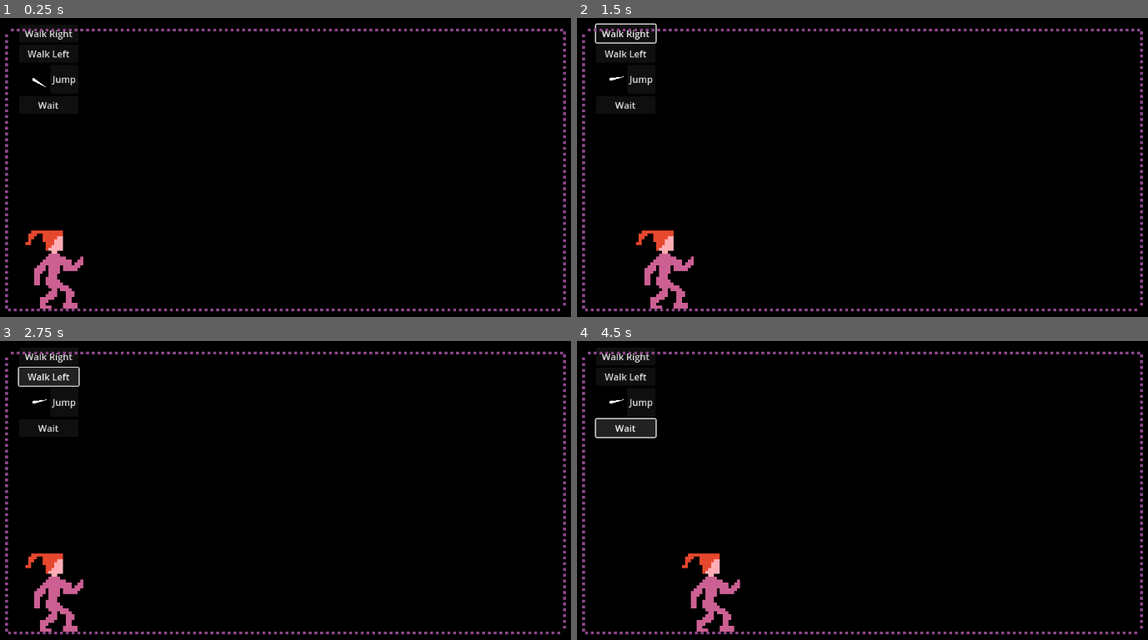
Above: before the commit, frames 1-4 (two rows, left to right).
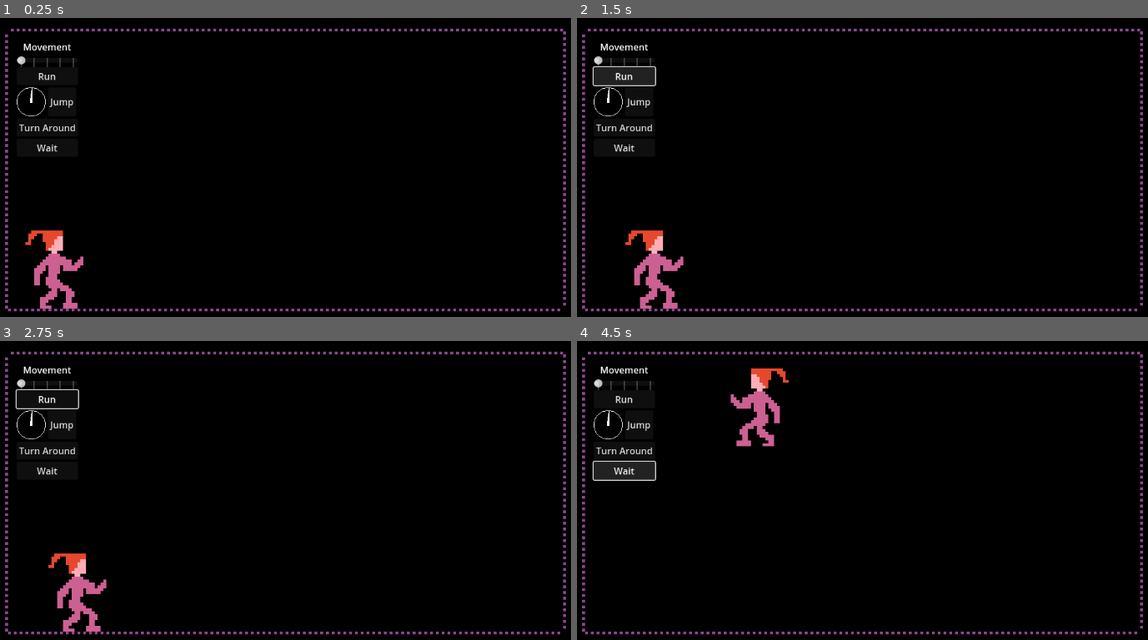
Above: after the commit, the same moments.

Repository: CloneDeath/LoveIsFury
Game: Godot game, scene res://Game.tscn
Two runs of this game, one before a commit and one after it. Both use one fixed random seed, a clock stepped at 60 frames per second and the inputs below.
Inputs (mouse positions are in pixels of both pictures, inside the frame that each line leads up to):
- Up to frame 1 (0.25 s): no input
- Up to frame 2 (1.5 s): click (622, 32) at 0.5 s, where only the run before the commit has a clickable "Walk Right"; click (622, 74) at 1.25 s, where only the run after the commit has a clickable "Run"
- Up to frame 3 (2.75 s): click (45, 376) at 2 s, where only the run before the commit has a clickable "Walk Left"
- Up to frame 4 (4.5 s): click "Jump" at 2.75 s; click (622, 451) at 3.5 s, where only the run after the commit has a clickable "Turn Around"; click "Wait" at 4.25 s

The runs differ from the first frame. In frame 1, 0.9% of the frame differs, in the area x 2-14%, y 3-45%; in frame 2, 2.8%; in frame 3, 3.1%; in frame 4, 4.2%, in the area x 2-38%, y 3-98%.

Commit message:
more progress

Diff:
--- a/Game.tscn
+++ b/Game.tscn
@@ -16,8 +16,8 @@
 [node name="PlayerController" parent="Camera2D" node_paths=PackedStringArray("player") instance=ExtResource("1_4bxe8")]
 offset_left = -94.0
 offset_top = -45.0
-offset_right = 6.0
-offset_bottom = 55.0
+offset_right = 9.0
+offset_bottom = 157.0
 scale = Vector2(0.2, 0.2)
 player = NodePath("../../DynamicEntities/Player")
 
--- a/player/DirectionPicker.gd
+++ b/player/DirectionPicker.gd
@@ -37,10 +37,18 @@
 		_end = event.position;
 		_clamp();
 
-func _process(delta):
+func _ready():
+	_start = size / 2;
+	vector = Vector2.UP;7
+	queue_redraw();
+
+func _process(_delta):
 	_start = size / 2;
 	_clamp();
 
 func _clamp():
 	magnitude = clamp(magnitude, 0, 1);
 	_end = _end.clamp(Vector2(), size);
+
+func _draw():
+	self.draw_arc(size/2, _vector_scale, 0, TAU, 17, Color.WHITE);
--- a/player/DirectionPicker.tscn
+++ b/player/DirectionPicker.tscn
@@ -16,7 +16,7 @@
 script = ExtResource("1_un8jx")
 
 [node name="Pointer" type="Line2D" parent="."]
-points = PackedVector2Array(143, 216, 189, 128)
+points = PackedVector2Array(576, 324, 576, 0)
 width = 5.0
 width_curve = SubResource("Curve_ns5am")
 joint_mode = 2
--- a/player/Player.gd
+++ b/player/Player.gd
@@ -1,13 +1,14 @@
 extends CharacterBody2D
 class_name Player
 
-const SPEED = 100.0
+const SPEED = 800.0
 const JUMP_VELOCITY = 400.0
 
 # Get the gravity from the project settings to be synced with RigidBody nodes.
 var gravity: float = ProjectSettings.get_setting("physics/2d/default_gravity");
 
-var walk_dir := 0;
+var facing = 1;
+var do_move := 0.0;
 var do_jump := false;
 var do_jump_vector := Vector2.ZERO;
 
@@ -15,27 +16,28 @@
 	if not is_on_floor():
 		velocity.y += gravity * delta
 
-	if do_jump and is_on_floor():
-		do_jump = false;
-		velocity += do_jump_vector * JUMP_VELOCITY;
+	if (is_on_floor()):
+		if do_jump:
+			do_jump = false;
+			velocity += do_jump_vector * JUMP_VELOCITY;
+		elif abs(do_move) > 0:
+			var direction = do_move * facing;
+			velocity.x = direction * SPEED
+		else:
+			velocity.x = move_toward(velocity.x, 0, SPEED)
 
-	var direction = walk_dir;
-	if direction:
-		velocity.x = direction * SPEED
-	elif (is_on_floor()):
-		velocity.x = move_toward(velocity.x, 0, SPEED)
-
-	move_and_slide()
+	move_and_slide();
+	%Sprite.scale.x = facing;
 
 func stop():
-	walk_dir = 0;
+	do_move = 0;
 
-func walk_right():
-	walk_dir = 1;
+func move_forward(speed: float):
+	do_move = speed;
 
-func walk_left():
-	walk_dir = -1;
-
-func jump(vector):
+func jump(vector: Vector2):
 	do_jump = true;
 	do_jump_vector = vector;
+
+func turn_around():
+	facing *= -1;
--- a/player/Player.tscn
+++ b/player/Player.tscn
@@ -51,6 +51,7 @@
 shape = SubResource("RectangleShape2D_p5528")
 
 [node name="Sprite" type="Sprite2D" parent="."]
+unique_name_in_owner = true
 texture_filter = 3
 position = Vector2(0, -16)
 texture = ExtResource("1_c5d7l")
--- a/player/PlayerController.gd
+++ b/player/PlayerController.gd
@@ -2,14 +2,6 @@
 
 @export var player: Player;
 signal advance_time(amount: float);
-
-func _on_walk_right_pressed():
-	player.walk_right();
-	advance_time.emit(0.1);
-
-func _on_walk_left_pressed():
-	player.walk_left();
-	advance_time.emit(0.1);
 
 func _on_jump_pressed():
 	player.stop();
@@ -18,3 +10,14 @@
 
 func _on_wait_pressed():
 	advance_time.emit(0.1);
+
+func _on_move_button_pressed():
+	var speed = %MoveSpeed.value / 100.0;
+	print(speed);
+	player.move_forward(speed);
+	advance_time.emit(0.1);
+
+func _on_turn_around_pressed():
+	player.stop();
+	player.turn_around();
+	advance_time.emit(0.1);
--- a/player/PlayerController.tscn
+++ b/player/PlayerController.tscn
@@ -3,8 +3,7 @@
 [ext_resource type="Script" path="res://player/PlayerController.gd" id="1_2htms"]
 [ext_resource type="PackedScene" uid="uid://b15ntxi042cgp" path="res://player/DirectionPicker.tscn" id="2_gxk3l"]
 
-[node name="PlayerController" type="Control"]
-layout_mode = 3
+[node name="PlayerController" type="HBoxContainer"]
 anchors_preset = 15
 anchor_right = 1.0
 anchor_bottom = 1.0
@@ -12,40 +11,49 @@
 grow_vertical = 2
 script = ExtResource("1_2htms")
 
-[node name="VBoxContainer" type="VBoxContainer" parent="."]
-layout_mode = 1
-anchors_preset = 15
-anchor_right = 1.0
-anchor_bottom = 1.0
-grow_horizontal = 2
-grow_vertical = 2
-
-[node name="WalkRight" type="Button" parent="VBoxContainer"]
-layout_mode = 2
-text = "Walk Right"
-
-[node name="WalkLeft" type="Button" parent="VBoxContainer"]
-layout_mode = 2
-text = "Walk Left
-"
-
-[node name="HBoxContainer" type="HBoxContainer" parent="VBoxContainer"]
+[node name="Movement" type="VBoxContainer" parent="."]
 layout_mode = 2
 
-[node name="JumpDirection" parent="VBoxContainer/HBoxContainer" instance=ExtResource("2_gxk3l")]
+[node name="MovementLabel" type="Label" parent="Movement"]
+layout_mode = 2
+text = "Movement"
+horizontal_alignment = 1
+
+[node name="MoveSpeed" type="HSlider" parent="Movement"]
+unique_name_in_owner = true
+layout_mode = 2
+min_value = 10.0
+step = 10.0
+value = 10.0
+rounded = true
+tick_count = 5
+ticks_on_borders = true
+
+[node name="MoveButton" type="Button" parent="Movement"]
+layout_mode = 2
+text = "Run"
+
+[node name="Jumping" type="HBoxContainer" parent="Movement"]
+layout_mode = 2
+
+[node name="JumpDirection" parent="Movement/Jumping" instance=ExtResource("2_gxk3l")]
 unique_name_in_owner = true
 custom_minimum_size = Vector2(50, 50)
 layout_mode = 2
 
-[node name="Jump" type="Button" parent="VBoxContainer/HBoxContainer"]
+[node name="Jump" type="Button" parent="Movement/Jumping"]
 layout_mode = 2
 text = "Jump"
 
-[node name="Wait" type="Button" parent="VBoxContainer"]
+[node name="TurnAround" type="Button" parent="Movement"]
+layout_mode = 2
+text = "Turn Around"
+
+[node name="Wait" type="Button" parent="Movement"]
 layout_mode = 2
 text = "Wait"
 
-[connection signal="pressed" from="VBoxContainer/WalkRight" to="." method="_on_walk_right_pressed"]
-[connection signal="pressed" from="VBoxContainer/WalkLeft" to="." method="_on_walk_left_pressed"]
-[connection signal="pressed" from="VBoxContainer/HBoxContainer/Jump" to="." method="_on_jump_pressed"]
-[connection signal="pressed" from="VBoxContainer/Wait" to="." method="_on_wait_pressed"]
+[connection signal="pressed" from="Movement/MoveButton" to="." method="_on_move_button_pressed"]
+[connection signal="pressed" from="Movement/Jumping/Jump" to="." method="_on_jump_pressed"]
+[connection signal="pressed" from="Movement/TurnAround" to="." method="_on_turn_around_pressed"]
+[connection signal="pressed" from="Movement/Wait" to="." method="_on_wait_pressed"]
